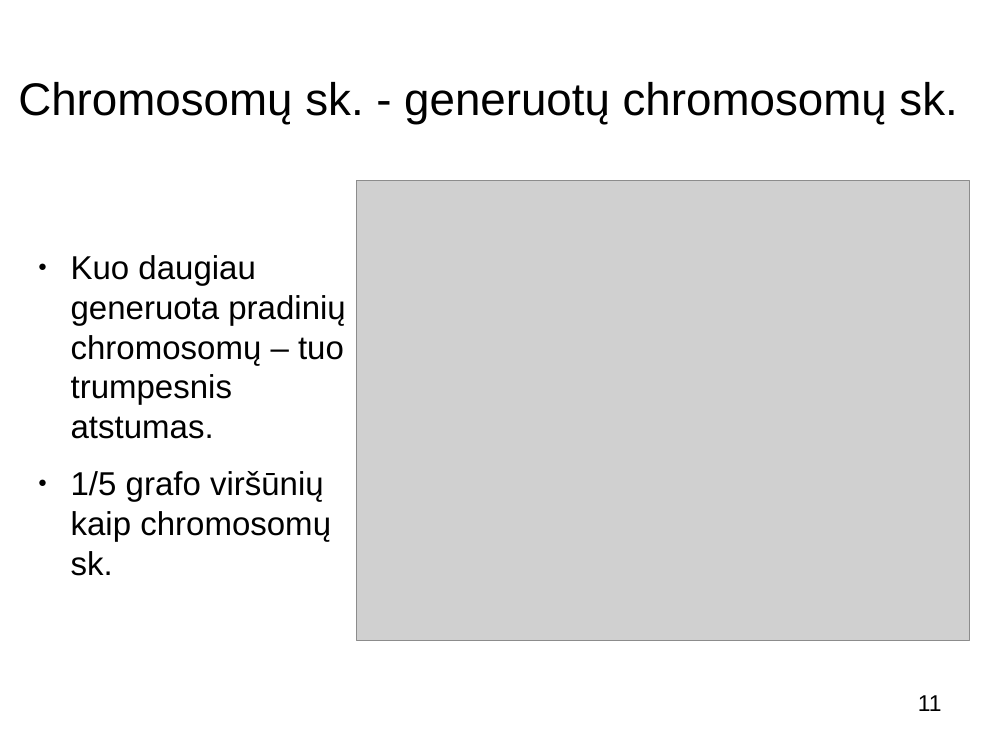
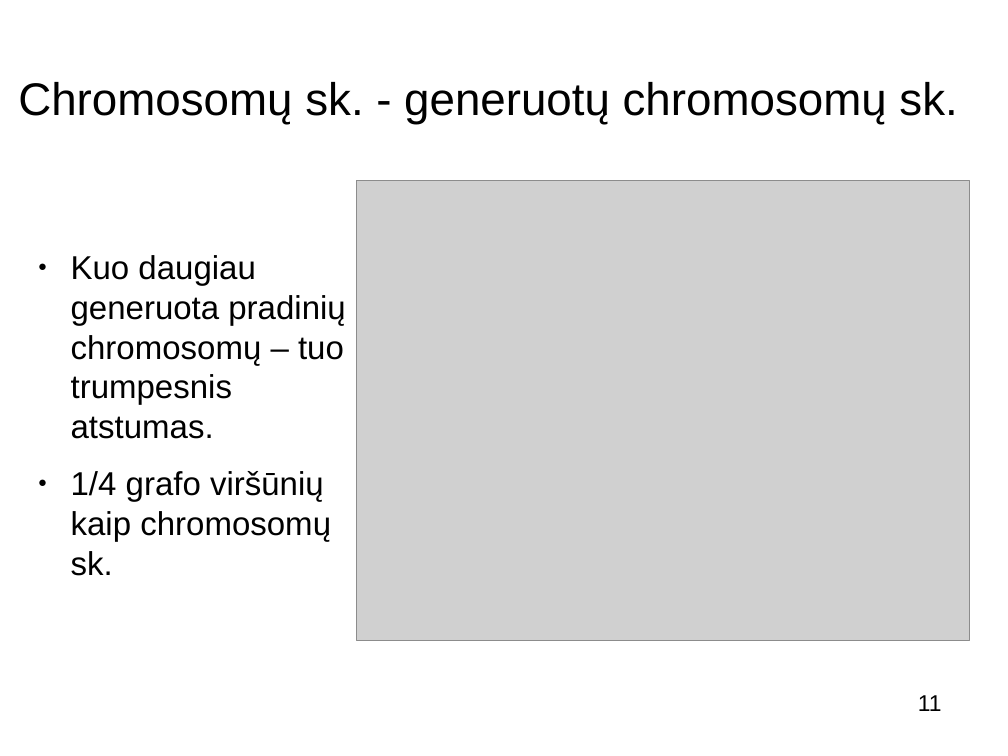
Before and after one commit to buz-zard/_archive, a slide deck: slide 11 of final-thesis/doc/presentation_[K.Š.].odp. Drawn at 1008x756 pixels with LibreOffice and Linux fonts; fonts in the diff are those of the drawing; grey boxes stand for pictures; background and template pictures are left out. Boxes give left, top, right and bottom in pixels: in the first picture for what was removed or moved away, otherwise in the second. Text is boxed around its words. In the diff, an @@ line names an element or a change of style, - is before the commit and + after.

```diff
--- a/final-thesis/doc/presentation_[K.Š.].odp
+++ b/final-thesis/doc/presentation_[K.Š.].odp
@@ text at [71,471,331,576]: text changed @@
-● 1/5 grafo viršūnių kaip chromosomų sk.
+● 1/4 grafo viršūnių kaip chromosomų sk.
```
Also in this commit, not shown: 7 other slides changed, 1 other file.
